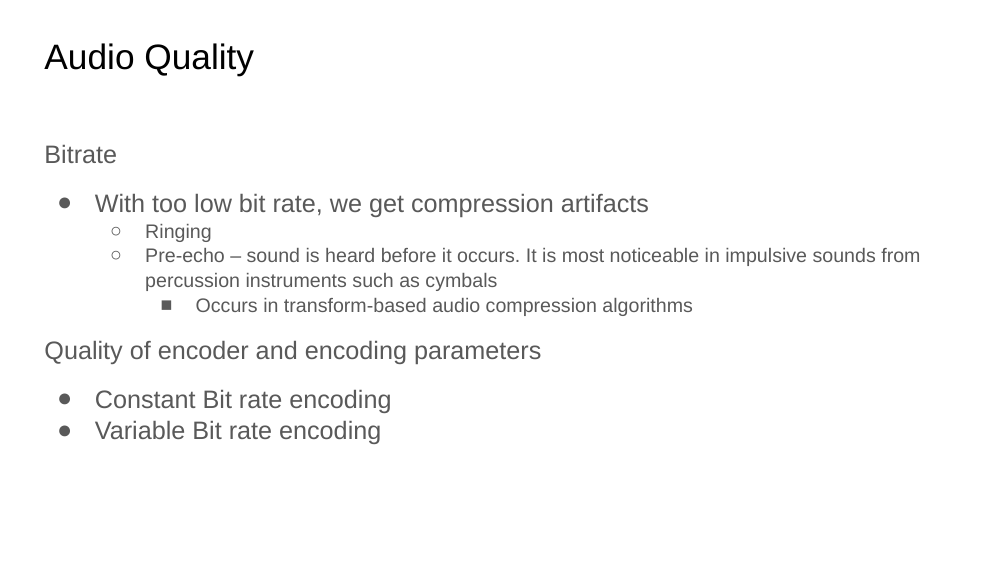
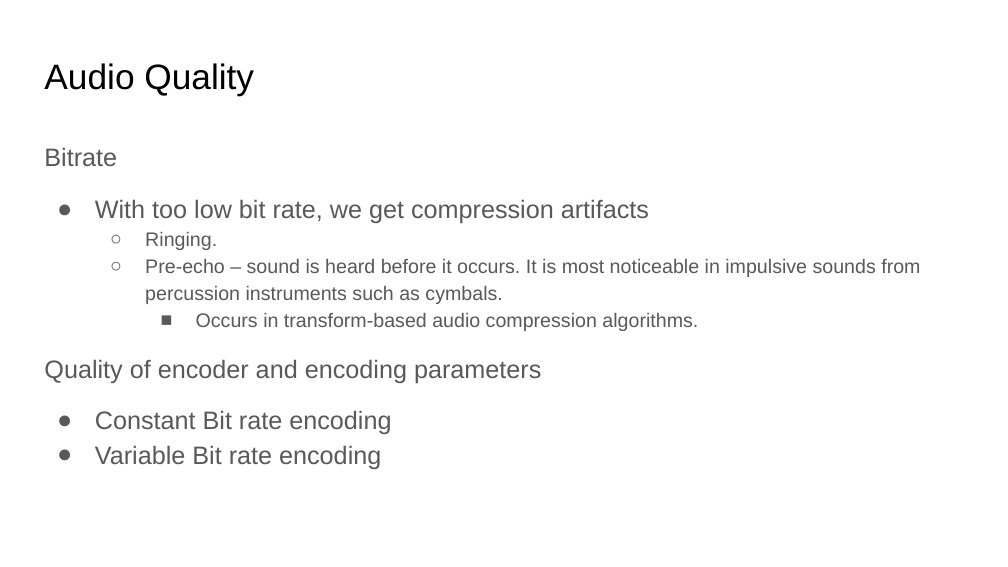
Before and after one commit to xserra/audio-coding-materials, a slide deck: slide 19 of lectures/4. Psychoacoustic principles.pptx (slide 17 before the commit). Drawn at 1008x567 pixels with LibreOffice and Linux fonts; fonts in the diff are those of the drawing. Boxes give left, top, right and bottom in pixels: in the first picture for what was removed or moved away, otherwise in the second. Text is boxed around its words. In the diff, an @@ line names an element or a change of style, - is before the commit and + after.

```diff
--- a/lectures/4. Psychoacoustic principles.pptx
+++ b/lectures/4. Psychoacoustic principles.pptx
@@ title "Audio Quality": place and size @@
-title "Audio Quality" at [44,43,254,75]
+title "Audio Quality" at [44,63,254,95]
@@ text at [44,147,649,469]: line spacing 1.05 to 1.15 @@
@@ text at [145,232,920,331]: text changed @@
-  ○ Ringing
-  ○ Pre-echo – sound is heard before it occurs. It is most noticeable in impulsive sounds from percussion instruments such as cymbals
-    ■ Occurs in transform-based audio compression algorithms
+  ○ Ringing.
+  ○ Pre-echo – sound is heard before it occurs. It is most noticeable in impulsive sounds from percussion instruments such as cymbals.
+    ■ Occurs in transform-based audio compression algorithms.
```
Also in this commit, not shown: 5 other slides changed, 3 slides added.
